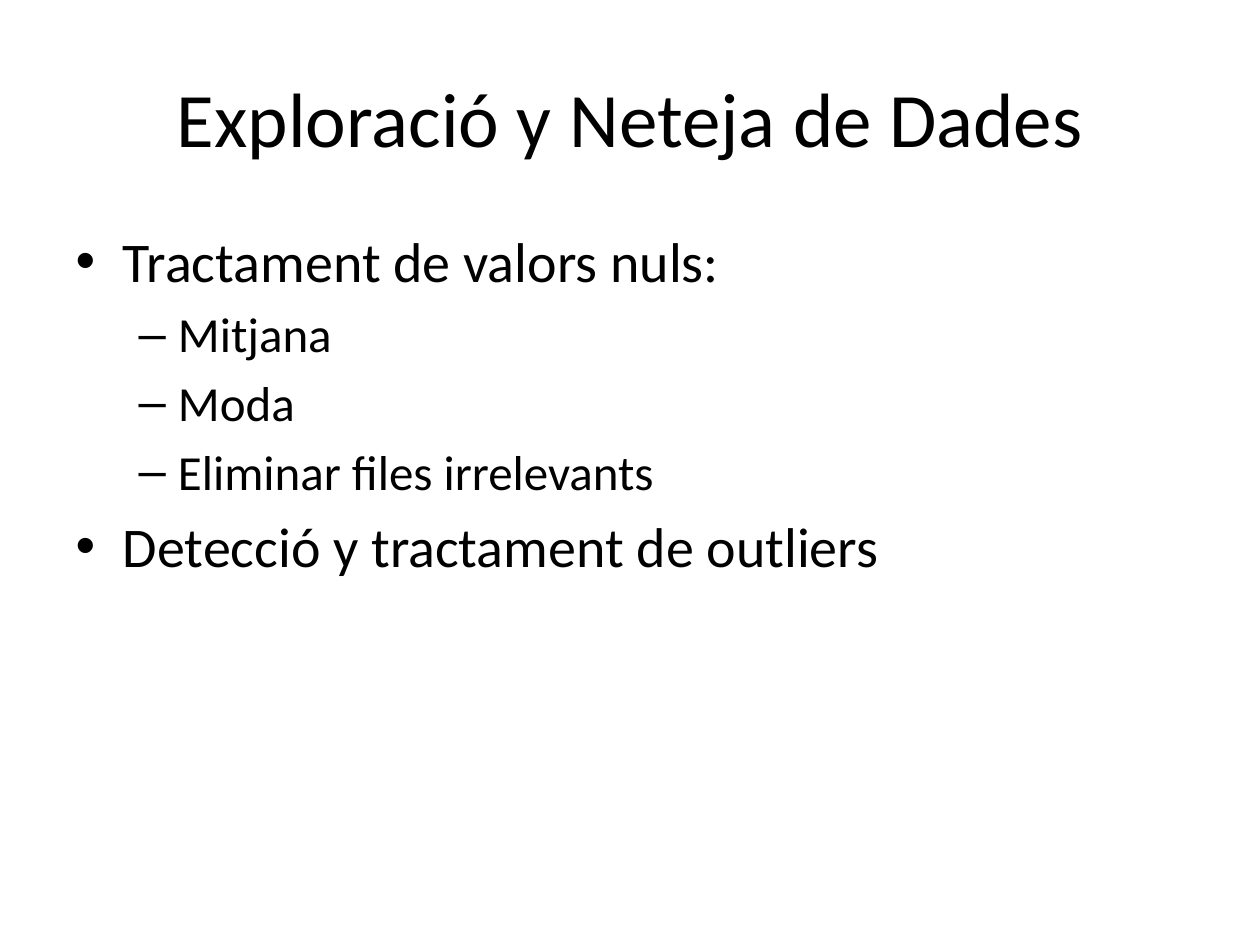
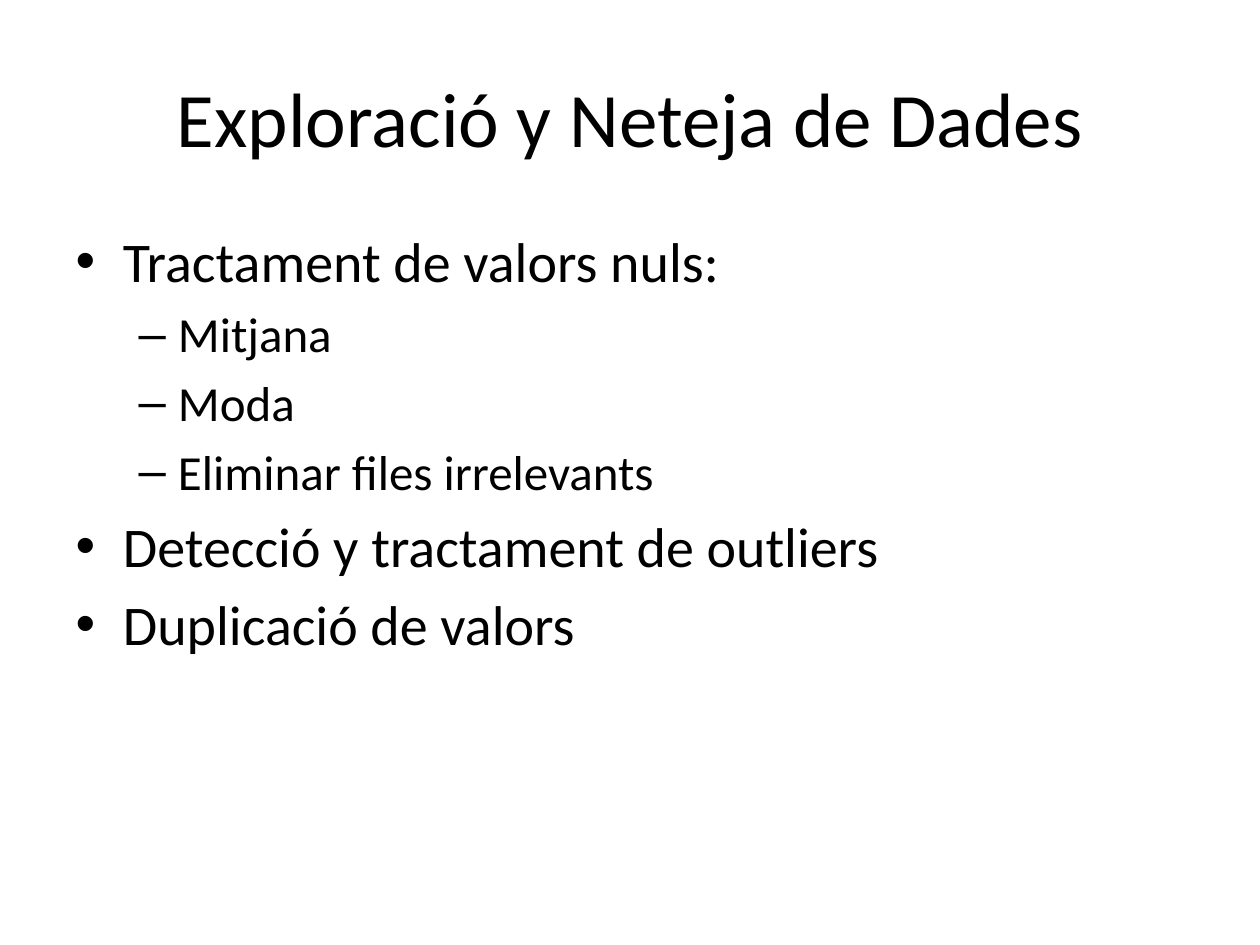
Before and after one commit to OlVeRaS94/PROYECTO-PIA-OFERTAS, a slide deck: slide 9 of presentacion_chollos.pptx (slide 12 before the commit). Drawn at 1260x945 pixels with LibreOffice and Linux fonts; fonts in the diff are those of the drawing. Boxes give left, top, right and bottom in pixels: in the first picture for what was removed or moved away, otherwise in the second. Text is boxed around its words. In the diff, an @@ line names an element or a change of style, - is before the commit and + after.

```diff
--- a/presentacion_chollos.pptx
+++ b/presentacion_chollos.pptx
@@ text at (123,606,574,654): paragraph added @@
+• Duplicació de valors
```
Also in this commit, not shown: 2 other slides changed, 1 slide added, 2 slides removed.
